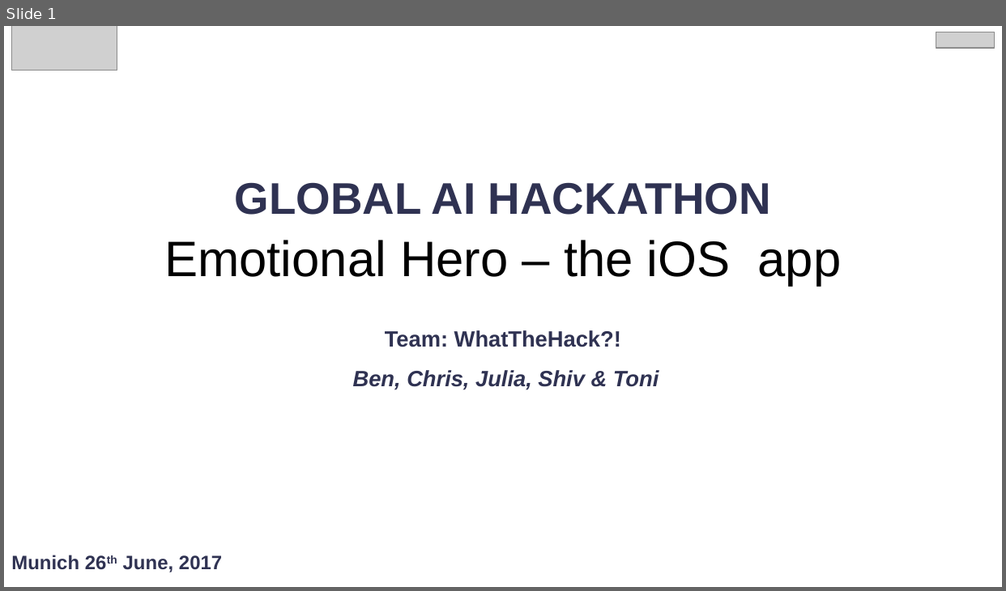
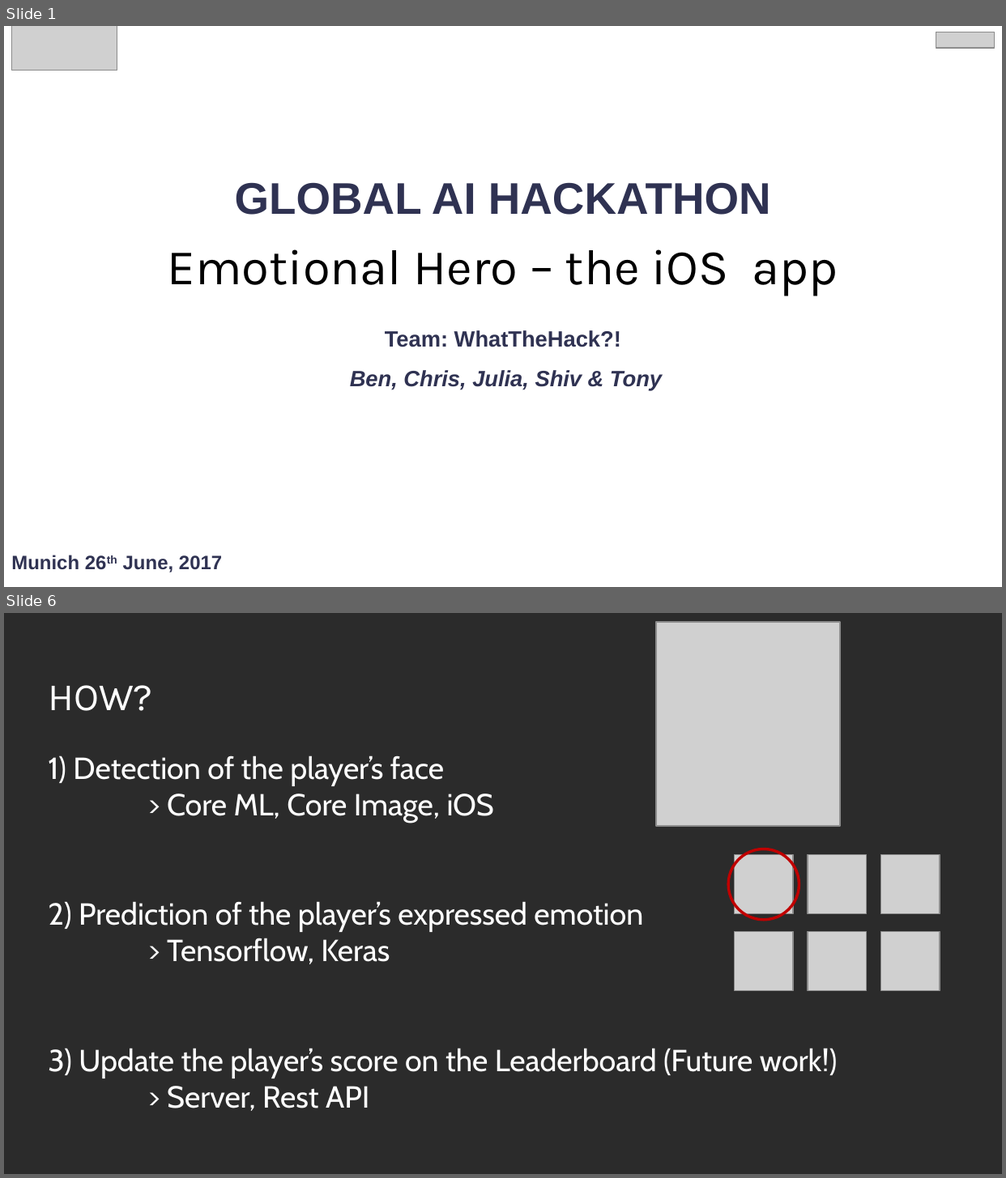
Before and after one commit to b3nk4n/AI-Hackathon, a slide deck: docs/AI Hackathon - Presentation.pptx. Shown one above the other, each under a label of ours: slide 1 before the commit, slides 1 and 6 after it; the slides between them are not shown. The pictures are 1006x591 and 1006x1178 pixels, drawn with LibreOffice and Linux fonts; fonts in the diff are those of the drawing; grey boxes stand for pictures; background and template pictures are left out; a plain dark background stands for a picture behind light text. Boxes give left, top, right and bottom in pixels: in the first picture for what was removed or moved away, otherwise in the second. Text is boxed around its words. In the diff, an @@ line names an element or a change of style, - is before the commit and + after.

```diff
--- a/docs/AI Hackathon - Presentation.pptx
+++ b/docs/AI Hackathon - Presentation.pptx
@@ slide 6 added at <box>4,613,1002,1174</box>, background picture (left out) @@
@@ picture added at <box>655,622,839,827</box> @@
@@ title added at <box>48,685,152,711</box>, 28 pt, text #FFFFFF @@
+HOW?
@@ text added at <box>48,756,837,1111</box>, 22 pt, text #FFFFFF @@
+1) Detection of the player’s face
+> Core ML, Core Image, iOS
+2) Prediction of the player’s expressed emotion
+> Tensorflow, Keras
+3) Update the player’s score on the Leaderboard (Future work!)
+> Server, Rest API
@@ ellipse added at <box>728,850,799,920</box>, outline #C00000 2 pt @@
@@ picture added at <box>735,855,794,914</box> @@
@@ picture added at <box>808,855,866,914</box> @@
@@ picture added at <box>881,855,940,914</box> @@
@@ picture added at <box>735,931,794,990</box> @@
@@ picture added at <box>808,931,866,990</box> @@
@@ picture added at <box>881,931,940,990</box> @@
@@ slide 1 changed as well @@
@@ text "Emotional Hero – the iOS ...": place and size @@
-text "Emotional Hero – the iOS ..." at <box>164,240,842,286</box>
+text "Emotional Hero – the iOS ..." at <box>168,250,838,297</box>
@@ text "Emotional Hero – the iOS ..." at <box>168,250,838,297</box>: font Arial to Karla @@
@@ text at <box>350,370,662,391</box>: text changed @@
-Ben, Chris, Julia, Shiv & Toni
+Ben, Chris, Julia, Shiv & Tony
```
Also in this commit, not shown: 4 other slides added, 3 slides removed.
